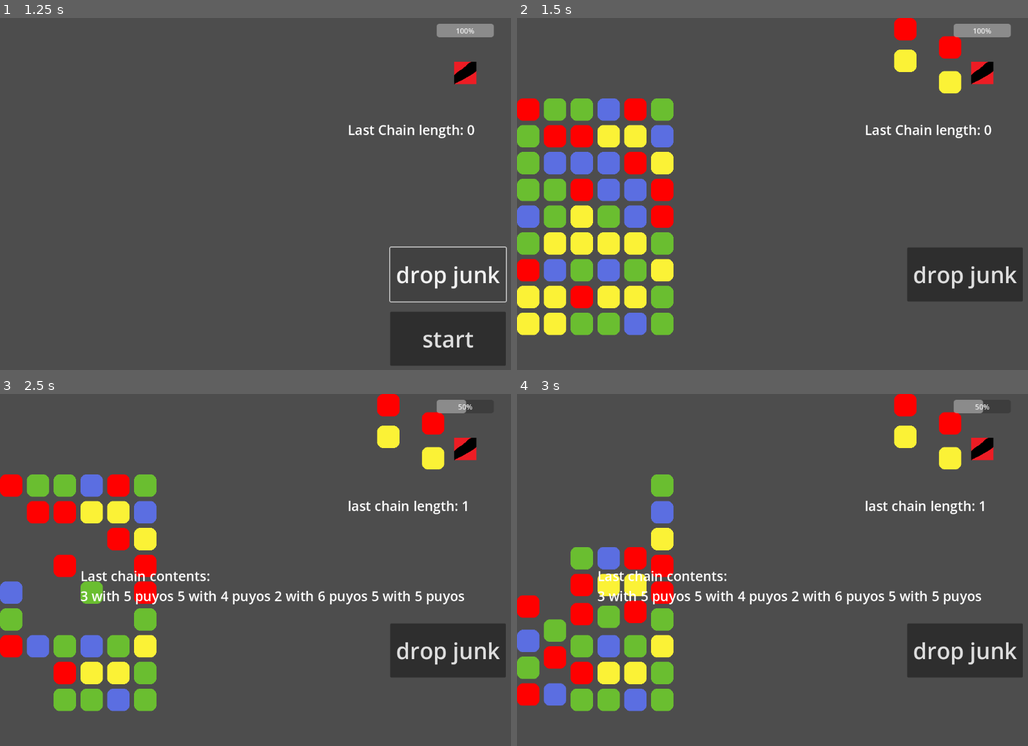
Above: before the commit, frames 1-4 (two rows, left to right).
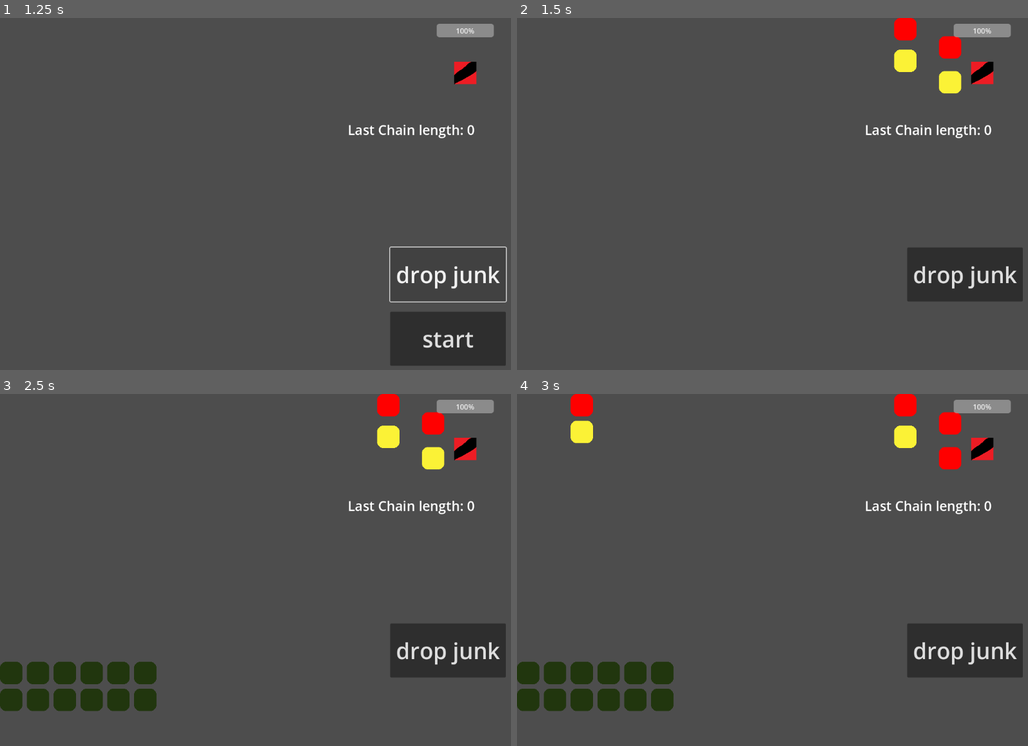
Above: after the commit, the same moments.

Repository: MarGamaDev/PuyoPuyoLike
Game: Godot game, scene res://Scenes/game_manager.tscn
Same seed, same stepped clock (60 frames per second), same inputs: the game is played once before the commit and once after it. This scene is started directly instead of the project's main scene. The engine's default icon, where the game draws it, is replaced by a stand-in: a white triangle on a blue panel in a dark square.
Inputs:
- Up to frame 1 (1.25 s): click "drop junk" at 0.5 s
- Up to frame 2 (1.5 s): click "start" at 1.25 s
- Up to frame 3 (2.5 s): tap Enter at 2 s; hold D (puyo_right) from 2.03 s (still down); tap 1 (TESTING_player_spawn) at 2.1 s
- Up to frame 4 (3 s): tap Space at 2.75 s; release D (puyo_right) at 2.78 s; hold S (puyo_down) from 2.78 s (still down); tap J (puyo_rotate) at 2.85 s

Frame 1 is identical in both runs. In frame 2, 14% of the frame differs, in the area x 0-31%, y 22-91%; in frame 3, 12%; in frame 4, 12%.

Commit message:
added junk slam

Diff:
--- a/scripts/Data/puyo_queue_event.gd
+++ b/scripts/Data/puyo_queue_event.gd
@@ -1,7 +1,8 @@
 class_name PuyoQueueEvent extends RefCounted
 
 #row = row of junk, random = x random junks, specific = get given a range
-enum EVENT_TYPE {PLAYER, JUNKROW, JUNKRANDOM, JUNKSPECIFIC, JUNKREPLACE}
+enum EVENT_TYPE {PLAYER, JUNKROW, JUNKRANDOM, JUNKSPECIFIC, JUNKREPLACE, JUNKSLAM}
+#slam is the replace bottom rows that contain a non-junk puyo
 var event_type : EVENT_TYPE = EVENT_TYPE.PLAYER
 #junk_number is used differently depenign on what type of junk event happens
 #for junkrows, is number of rows, for junkrandom, is the number of puyos to spawn
--- a/scripts/game_manager.gd
+++ b/scripts/game_manager.gd
@@ -38,4 +38,4 @@
 	$UI/Button.hide()
 
 func _on_junk_test_pressed() -> void:
-	$GridManager.add_to_spawn_queue(PuyoQueueEvent.create(PuyoQueueEvent.EVENT_TYPE.JUNKREPLACE,0, [Vector2i(0,11), Vector2i(2,10)]))
+	$GridManager.add_to_spawn_queue(PuyoQueueEvent.create(PuyoQueueEvent.EVENT_TYPE.JUNKSLAM,2))
--- a/scripts/grid_manager.gd
+++ b/scripts/grid_manager.gd
@@ -51,7 +51,7 @@
 
 ##used for testing and debugging
 var player_test_create_flag = false
-@export var test_fill_height = 9
+@export var test_fill_height = 0
 
 func _ready():
 	initialize_grid()
@@ -204,6 +204,8 @@
 				create_junk_random(next_event.junk_number)
 			elif next_event.event_type == PuyoQueueEvent.EVENT_TYPE.JUNKREPLACE:
 				replace_junk_specific(next_event.junk_positions)
+			elif next_event.event_type == PuyoQueueEvent.EVENT_TYPE.JUNKSLAM:
+				junk_slam(next_event.junk_number)
 			grid_state_check()
 
 #move a puyo from one node to another. overwrites node_to's puyo. used only for resting puyos
@@ -574,3 +576,25 @@
 			node_to_fill.add_child(junk_puyo)
 			node_to_fill.set_puyo(junk_puyo)
 		node_to_fill.set_type(Puyo.PUYO_TYPE.JUNK)
+
+func junk_slam(junk_rows : int):
+	#finding where teh rows should be, which is lowest row of puyos with non-junk puyos in it
+	var no_rows_check = true
+	var lowest_row = 0
+	for i in range(junk_rows - 1, grid_height):
+		var row_check = false
+		for j in range(0, grid_width):
+			if (grid[j][i].is_holding_puyo and grid[j][i].puyo.puyo_type != Puyo.PUYO_TYPE.JUNK) or !(grid[j][i].is_holding_puyo):
+				row_check = true
+		if row_check and i > lowest_row:
+			lowest_row = i
+			no_rows_check = false
+	if no_rows_check:
+		lowest_row = grid_height - 1
+	#replace these rows with junk
+	print(lowest_row)
+	var junk_array : Array[Vector2i]= []
+	for i in range(lowest_row, lowest_row - junk_rows, -1):
+		for j in range(0, grid_width):
+			junk_array.append(Vector2i(j, i))
+	replace_junk_specific(junk_array)
